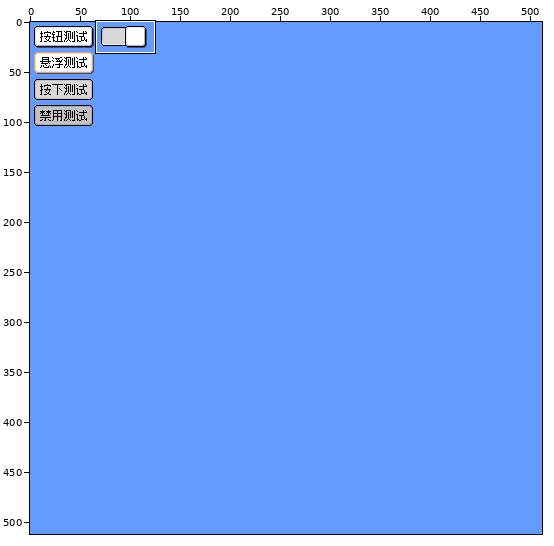
Pixel-art file -- resources/sokitsu/sokitsu_test.aseprite. Above, an overview of the earlier version with the close-up marked.
Close-up. First the earlier version:
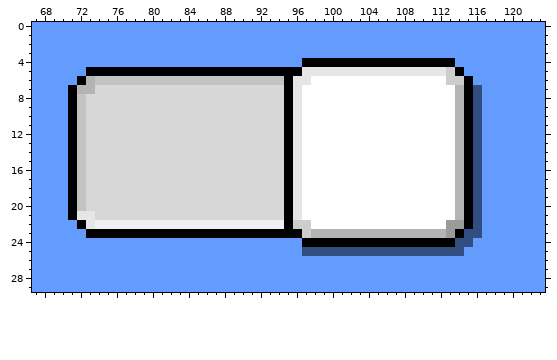
512x512 pixels, 1 frame. Colours within 5 levels of each other are drawn and written as one. Shown: x 67..123, y 0..29.
And afterwards:
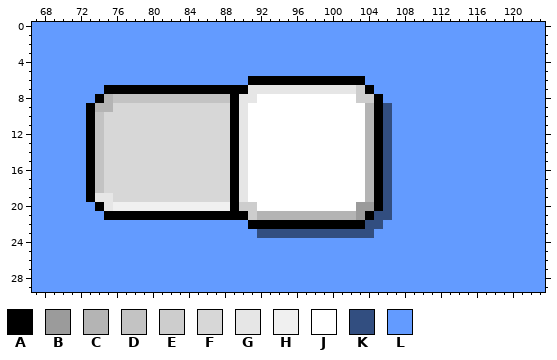
Palette (. is transparent): A #000000  B #9b9b9b  C #b4b4b4  D #c3c3c3  E #cdcdcd  F #d7d7d7  G #e6e6e6  H #f0f0f0  J #ffffff  K #324e80  L #639bff
Changes in this commit:
--- layers "Switch/Thumb", "Switch/BG"
@@ x 67..123 @@
  3 LLLLLLLLLLLLLLLLLLLLLLLLLLLLLLLLLLLLLLLLLLLLLLLLLLLLLLLLL
- 4 LLLLLLLLLLLLLLLLLLLLLLLLLLLLLLAAAAAAAAAAAAAAAAALLLLLLLLLL
- 5 LLLLLLAAAAAAAAAAAAAAAAAAAAAAAAGGGGGGGGGGGGGGGGEALLLLLLLLL
- 6 LLLLLACDDDDDDDDDDDDDDDDDDDDDAGGJJJJJJJJJJJJJJJEEALLLLLLLL
- 7 LLLLACCFFFFFFFFFFFFFFFFFFFFFAGJJJJJJJJJJJJJJJJJCAKLLLLLLL
- 8 LLLLADFFFFFFFFFFFFFFFFFFFFFFAGJJJJJJJJJJJJJJJJJCAKLLLLLLL
- 9 LLLLADFFFFFFFFFFFFFFFFFFFFFFAGJJJJJJJJJJJJJJJJJCAKLLLLLLL
-10 LLLLADFFFFFFFFFFFFFFFFFFFFFFAGJJJJJJJJJJJJJJJJJCAKLLLLLLL
-11 LLLLADFFFFFFFFFFFFFFFFFFFFFFAGJJJJJJJJJJJJJJJJJCAKLLLLLLL
-12 LLLLADFFFFFFFFFFFFFFFFFFFFFFAGJJJJJJJJJJJJJJJJJCAKLLLLLLL
-13 LLLLADFFFFFFFFFFFFFFFFFFFFFFAGJJJJJJJJJJJJJJJJJCAKLLLLLLL
-14 LLLLADFFFFFFFFFFFFFFFFFFFFFFAGJJJJJJJJJJJJJJJJJCAKLLLLLLL
-15 LLLLADFFFFFFFFFFFFFFFFFFFFFFAGJJJJJJJJJJJJJJJJJCAKLLLLLLL
-16 LLLLADFFFFFFFFFFFFFFFFFFFFFFAGJJJJJJJJJJJJJJJJJCAKLLLLLLL
-17 LLLLADFFFFFFFFFFFFFFFFFFFFFFAGJJJJJJJJJJJJJJJJJCAKLLLLLLL
-18 LLLLADFFFFFFFFFFFFFFFFFFFFFFAGJJJJJJJJJJJJJJJJJCAKLLLLLLL
-19 LLLLADFFFFFFFFFFFFFFFFFFFFFFAGJJJJJJJJJJJJJJJJJCAKLLLLLLL
-20 LLLLADFFFFFFFFFFFFFFFFFFFFFFAGJJJJJJJJJJJJJJJJJCAKLLLLLLL
-21 LLLLAGGFFFFFFFFFFFFFFFFFFFFFAGJJJJJJJJJJJJJJJJJCAKLLLLLLL
-22 LLLLLAGHHHHHHHHHHHHHHHHHHHHHAEEJJJJJJJJJJJJJJJBBAKLLLLLLL
-23 LLLLLLAAAAAAAAAAAAAAAAAAAAAAAAECCCCCCCCCCCCCCCBAKKLLLLLLL
-24 LLLLLLLLLLLLLLLLLLLLLLLLLLLLLLAAAAAAAAAAAAAAAAAKKLLLLLLLL
-25 LLLLLLLLLLLLLLLLLLLLLLLLLLLLLLKKKKKKKKKKKKKKKKKKLLLLLLLLL
+ 4 LLLLLLLLLLLLLLLLLLLLLLLLLLLLLLLLLLLLLLLLLLLLLLLLLLLLLLLLL
+ 5 LLLLLLLLLLLLLLLLLLLLLLLLLLLLLLLLLLLLLLLLLLLLLLLLLLLLLLLLL
+ 6 LLLLLLLLLLLLLLLLLLLLLLLLAAAAAAAAAAAAALLLLLLLLLLLLLLLLLLLL
+ 7 LLLLLLLLAAAAAAAAAAAAAAAAGGGGGGGGGGGGEALLLLLLLLLLLLLLLLLLL
+ 8 LLLLLLLACDDDDDDDDDDDDDAGGJJJJJJJJJJJEEALLLLLLLLLLLLLLLLLL
+ 9 LLLLLLACCFFFFFFFFFFFFFAGJJJJJJJJJJJJJCAKLLLLLLLLLLLLLLLLL
+10 LLLLLLADFFFFFFFFFFFFFFAGJJJJJJJJJJJJJCAKLLLLLLLLLLLLLLLLL
+11 LLLLLLADFFFFFFFFFFFFFFAGJJJJJJJJJJJJJCAKLLLLLLLLLLLLLLLLL
+12 LLLLLLADFFFFFFFFFFFFFFAGJJJJJJJJJJJJJCAKLLLLLLLLLLLLLLLLL
+13 LLLLLLADFFFFFFFFFFFFFFAGJJJJJJJJJJJJJCAKLLLLLLLLLLLLLLLLL
+14 LLLLLLADFFFFFFFFFFFFFFAGJJJJJJJJJJJJJCAKLLLLLLLLLLLLLLLLL
+15 LLLLLLADFFFFFFFFFFFFFFAGJJJJJJJJJJJJJCAKLLLLLLLLLLLLLLLLL
+16 LLLLLLADFFFFFFFFFFFFFFAGJJJJJJJJJJJJJCAKLLLLLLLLLLLLLLLLL
+17 LLLLLLADFFFFFFFFFFFFFFAGJJJJJJJJJJJJJCAKLLLLLLLLLLLLLLLLL
+18 LLLLLLADFFFFFFFFFFFFFFAGJJJJJJJJJJJJJCAKLLLLLLLLLLLLLLLLL
+19 LLLLLLAGGFFFFFFFFFFFFFAGJJJJJJJJJJJJJCAKLLLLLLLLLLLLLLLLL
+20 LLLLLLLAGHHHHHHHHHHHHHAEEJJJJJJJJJJJBBAKLLLLLLLLLLLLLLLLL
+21 LLLLLLLLAAAAAAAAAAAAAAAAECCCCCCCCCCCBAKKLLLLLLLLLLLLLLLLL
+22 LLLLLLLLLLLLLLLLLLLLLLLLAAAAAAAAAAAAAKKLLLLLLLLLLLLLLLLLL
+23 LLLLLLLLLLLLLLLLLLLLLLLLLKKKKKKKKKKKKKLLLLLLLLLLLLLLLLLLL
+24 LLLLLLLLLLLLLLLLLLLLLLLLLLLLLLLLLLLLLLLLLLLLLLLLLLLLLLLLL
+25 LLLLLLLLLLLLLLLLLLLLLLLLLLLLLLLLLLLLLLLLLLLLLLLLLLLLLLLLL
 26 LLLLLLLLLLLLLLLLLLLLLLLLLLLLLLLLLLLLLLLLLLLLLLLLLLLLLLLLL
